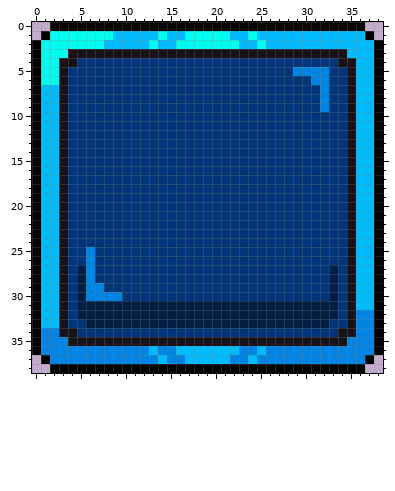
Pixel-art file -- packages/client/src/assets/ui{m}/button-blue.aseprite. The picture above is the old version.
39x39 pixels, 1 frame.
After:
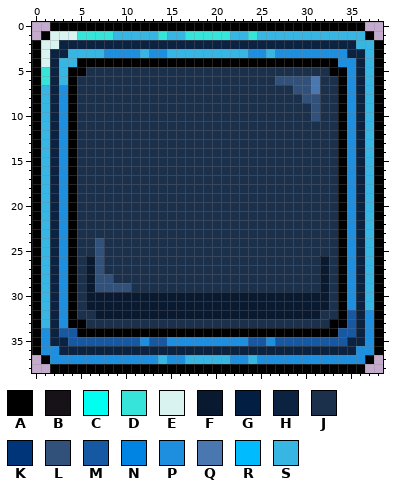
Palette (. is transparent): A #000000  B #171217  C #00fff1  D #37e4da  E #d9f3f1  F #081930  G #021e42  H #0b2241  J #1b304b  K #003579  L #32517a  M #1658a2  N #0084e3  P #1e8ede  Q #4b77b1  R #00bcff  S #37b6e4
Changes in this commit:
layer "Layer 3" added
--- layer "Layer 3"
@@ x 0..38 @@
  0 ..AAAAAAAAAAAAAAAAAAAAAAAAAAAAAAAAAAA..
- 1 .ACCCCCCCRRRRRCRRCCCCCRRCRRRRRRRRRRRRA.
- 2 ACCCCCCCRRRRRCRRCCCCCCCRRCRRRRRRRRRRRRA
- 3 ACCCBBBBBBBBBBBBBBBBBBBBBBBBBBBBBBBRRRA
- 4 ACCBBKKKKKKKKKKKKKKKKKKKKKKKKKKKKKBBRRA
- 5 ACCBKKKKKKKKKKKKKKKKKKKKKKKKKNNNNKKBRRA
- 6 ACCBKKKKKKKKKKKKKKKKKKKKKKKKKKKNNKKBRRA
- 7 ARRBKKKKKKKKKKKKKKKKKKKKKKKKKKKKNKKBRRA
- 8 ARRBKKKKKKKKKKKKKKKKKKKKKKKKKKKKNKKBRRA
- 9 ARRBKKKKKKKKKKKKKKKKKKKKKKKKKKKKNKKBRRA
-10 ARRBKKKKKKKKKKKKKKKKKKKKKKKKKKKKKKKBRRA
-11 ARRBKKKKKKKKKKKKKKKKKKKKKKKKKKKKKKKBRRA
-12 ARRBKKKKKKKKKKKKKKKKKKKKKKKKKKKKKKKBRRA
-13 ARRBKKKKKKKKKKKKKKKKKKKKKKKKKKKKKKKBRRA
-14 ARRBKKKKKKKKKKKKKKKKKKKKKKKKKKKKKKKBRRA
-15 ARRBKKKKKKKKKKKKKKKKKKKKKKKKKKKKKKKBRRA
-16 ARRBKKKKKKKKKKKKKKKKKKKKKKKKKKKKKKKBRRA
-17 ARRBKKKKKKKKKKKKKKKKKKKKKKKKKKKKKKKBRRA
-18 ARRBKKKKKKKKKKKKKKKKKKKKKKKKKKKKKKKBRRA
-19 ARRBKKKKKKKKKKKKKKKKKKKKKKKKKKKKKKKBRRA
-20 ARRBKKKKKKKKKKKKKKKKKKKKKKKKKKKKKKKBRRA
-21 ARRBKKKKKKKKKKKKKKKKKKKKKKKKKKKKKKKBRRA
-22 ARRBKKKKKKKKKKKKKKKKKKKKKKKKKKKKKKKBRRA
-23 ARRBKKKKKKKKKKKKKKKKKKKKKKKKKKKKKKKBRRA
-24 ARRBKKKKKKKKKKKKKKKKKKKKKKKKKKKKKKKBRRA
-25 ARRBKKNKKKKKKKKKKKKKKKKKKKKKKKKKKKKBRRA
-26 ARRBKKNKKKKKKKKKKKKKKKKKKKKKKKKKKKKBRRA
-27 ARRBKGNKKKKKKKKKKKKKKKKKKKKKKKKKKGKBRRA
-28 ARRBKGNKKKKKKKKKKKKKKKKKKKKKKKKKKGKBRRA
-29 ARRBKGNNKKKKKKKKKKKKKKKKKKKKKKKKKGKBRRA
-30 ARRBKGNNNNKKKKKKKKKKKKKKKKKKKKKKKGKBRRA
-31 ARRBKGGGGGGGGGGGGGGGGGGGGGGGGGGGGGKBRRA
-32 ARRBKGGGGGGGGGGGGGGGGGGGGGGGGGGGGGKBNNA
-33 ARRBKKGGGGGGGGGGGGGGGGGGGGGGGGGGGKKBNNA
-34 ANNBBKKKKKKKKKKKKKKKKKKKKKKKKKKKKKBBNNA
-35 ANNNBBBBBBBBBBBBBBBBBBBBBBBBBBBBBBBNNNA
-36 ANNNNNNNNNNNNRNNRRRRRRRNNRNNNNNNNNNNNNA
-37 .ANNNNNNNNNNNNRNNRRRRRNNRNNNNNNNNNNNNA.
+ 1 .AEEEDDDDSSSSSDSSDDDDDSSDSSSSSSSSSSSSA.
+ 2 AEEHHHHHHHHHHHHHHHHHHHHHHHHHHHHHHHHHSSA
+ 3 AEHHSSSSPPPPSPPSSSSSSSSSPPSPPPPPPPPHHSA
+ 4 AEHSSAAAAAAAAAAAAAAAAAAAAAAAAAAAAAPPHSA
+ 5 ADHSAAJJJJJJJJJJJJJJJJJJJJJJJJJJJAAPHSA
+ 6 ADHSAJJJJJJJJJJJJJJJJJJJJJJLLLLQJJAPHSA
+ 7 ASHPAJJJJJJJJJJJJJJJJJJJJJJJJLLQJJAPHSA
+ 8 ASHPAJJJJJJJJJJJJJJJJJJJJJJJJJLLJJAPHSA
+ 9 ASHPAJJJJJJJJJJJJJJJJJJJJJJJJJJLJJAPHSA
+10 ASHPAJJJJJJJJJJJJJJJJJJJJJJJJJJLJJAPHSA
+11 ASHPAJJJJJJJJJJJJJJJJJJJJJJJJJJJJJAPHSA
+12 ASHPAJJJJJJJJJJJJJJJJJJJJJJJJJJJJJAPHSA
+13 ASHPAJJJJJJJJJJJJJJJJJJJJJJJJJJJJJAPHSA
+14 ASHPAJJJJJJJJJJJJJJJJJJJJJJJJJJJJJAPHSA
+15 ASHPAJJJJJJJJJJJJJJJJJJJJJJJJJJJJJAPHSA
+16 ASHPAJJJJJJJJJJJJJJJJJJJJJJJJJJJJJAPHSA
+17 ASHPAJJJJJJJJJJJJJJJJJJJJJJJJJJJJJAPHSA
+18 ASHPAJJJJJJJJJJJJJJJJJJJJJJJJJJJJJAPHSA
+19 ASHPAJJJJJJJJJJJJJJJJJJJJJJJJJJJJJAPHSA
+20 ASHPAJJJJJJJJJJJJJJJJJJJJJJJJJJJJJAPHSA
+21 ASHPAJJJJJJJJJJJJJJJJJJJJJJJJJJJJJAPHSA
+22 ASHPAJJJJJJJJJJJJJJJJJJJJJJJJJJJJJAPHSA
+23 ASHPAJJJJJJJJJJJJJJJJJJJJJJJJJJJJJAPHSA
+24 ASHPAJJLJJJJJJJJJJJJJJJJJJJJJJJJJJAPHSA
+25 ASHPAJJLJJJJJJJJJJJJJJJJJJJJJJJJJJAPHSA
+26 ASHPAJFLJJJJJJJJJJJJJJJJJJJJJJJJFJAPHSA
+27 ASHPAJFLJJJJJJJJJJJJJJJJJJJJJJJJFJAPHSA
+28 ASHPAJFLLJJJJJJJJJJJJJJJJJJJJJJJFJAPHSA
+29 ASHPAJFLLLLJJJJJJJJJJJJJJJJJJJJJFJAPHSA
+30 ASHPAJFFFFFFFFFFFFFFFFFFFFFFFFFFFJAPHSA
+31 ASHPAJFFFFFFFFFFFFFFFFFFFFFFFFFFFJAPHSA
+32 ASHPAJJFFFFFFFFFFFFFFFFFFFFFFFFFJJAMHPA
+33 ASHPAAJJJJJJJJJJJJJJJJJJJJJJJJJJJAAMHPA
+34 APHMMAAAAAAAAAAAAAAAAAAAAAAAAAAAAAMMHPA
+35 APHHMMMMMMMMPMMPPPPPPPPPMMPMMMMMMMMHHPA
+36 APPHHHHHHHHHHHHHHHHHHHHHHHHHHHHHHHHHPPA
+37 .APPPPPPPPPPPPSPPSSSSSPPSPPPPPPPPPPPPA.
 38 ..AAAAAAAAAAAAAAAAAAAAAAAAAAAAAAAAAAA..
